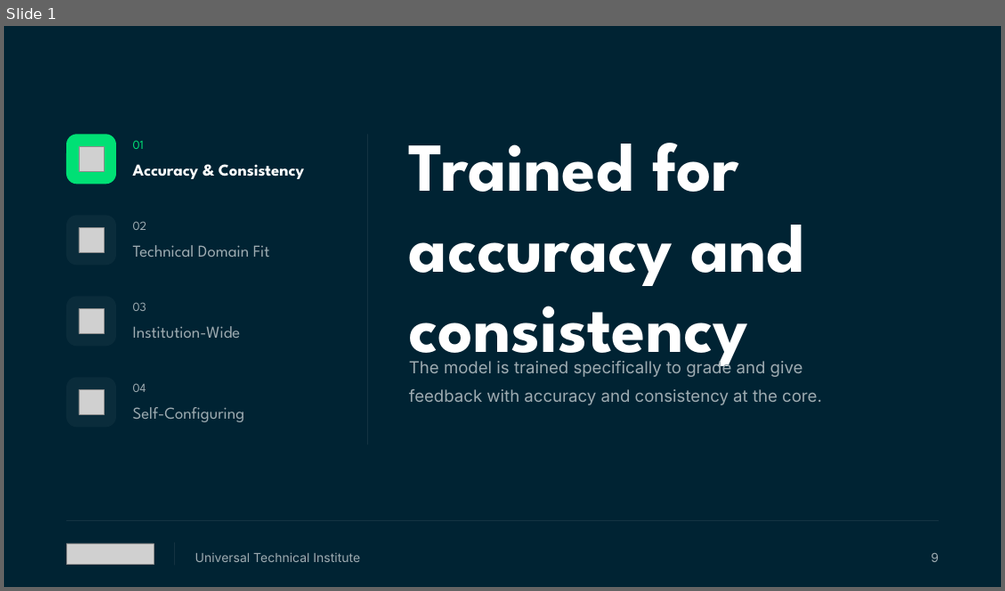
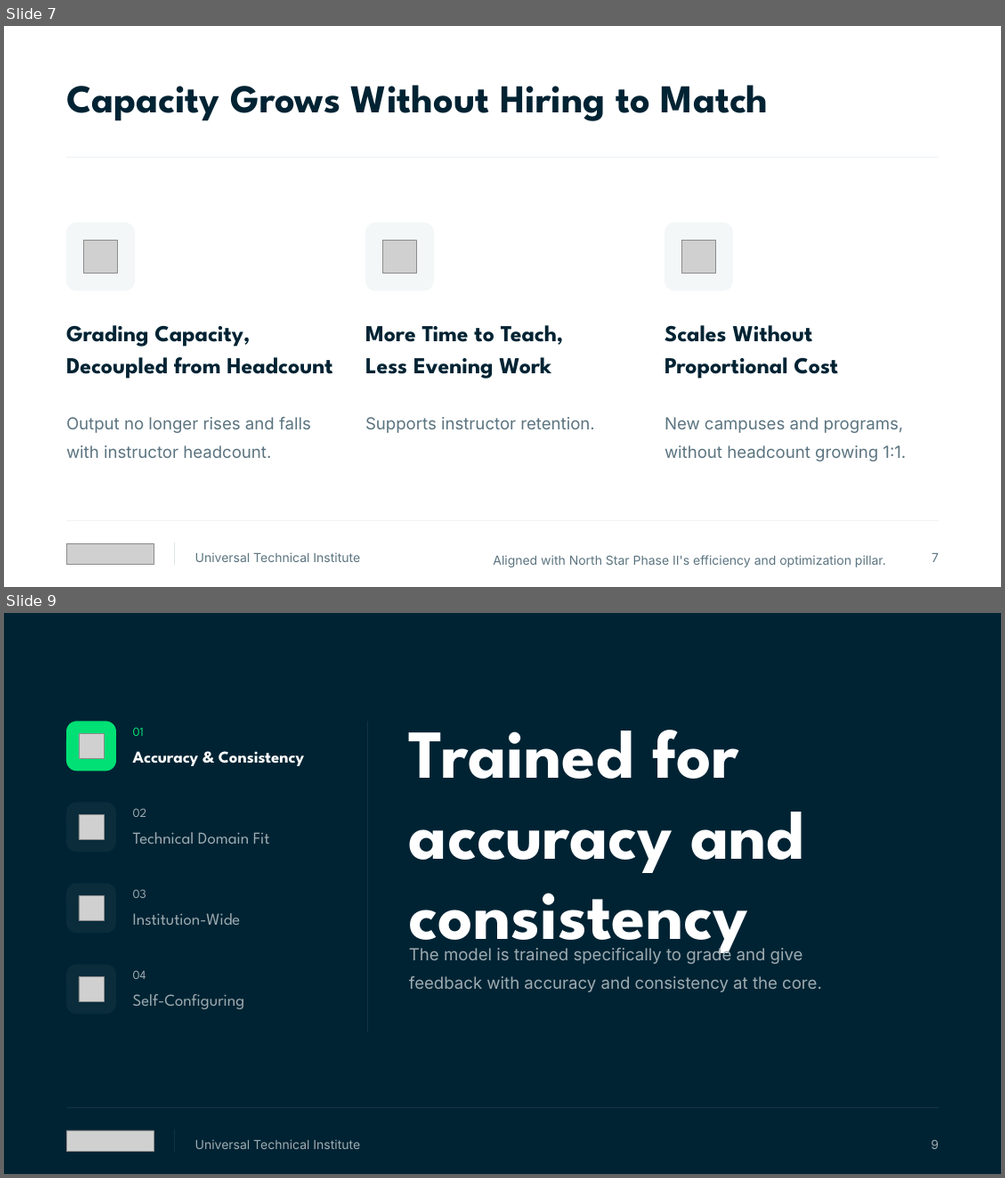
Before and after one commit to Dante-Eduface/Claude, a slide deck: projects/uti/deck/UTI-Eduface-deck.pptx. Shown one above the other, each under a label of ours: slide 1 before the commit, slides 7 and 9 after it; the slides between them are not shown. The pictures are 1005x591 and 1005x1178 pixels, drawn with LibreOffice and Linux fonts; fonts in the diff are those of the drawing; grey boxes stand for pictures. Boxes give left, top, right and bottom in pixels: in the first picture for what was removed or moved away, otherwise in the second. Text is boxed around its words. In the diff, an @@ line names an element or a change of style, - is before the commit and + after.

```diff
--- a/projects/uti/deck/UTI-Eduface-deck.pptx
+++ b/projects/uti/deck/UTI-Eduface-deck.pptx
@@ slide 7 added at bbox=[4, 26, 1001, 587], background #FFFFFF @@
@@ text added at bbox=[66, 85, 769, 121], 38 pt, text #002333, bold @@
+Capacity Grows Without Hiring to Match
@@ rectangle added at bbox=[66, 157, 938, 158], fill #E7EEF0 @@
@@ rounded rectangle added at bbox=[66, 222, 135, 290], fill #F3F7F8 @@
@@ rounded rectangle added at bbox=[365, 222, 434, 290], fill #F3F7F8 @@
@@ rounded rectangle added at bbox=[664, 222, 733, 290], fill #F3F7F8 @@
@@ picture added at bbox=[84, 240, 117, 273] @@
@@ picture added at bbox=[383, 240, 416, 273] @@
@@ picture added at bbox=[682, 240, 715, 273] @@
@@ text added at bbox=[66, 325, 332, 378], 22 pt, text #002333, bold @@
+Grading Capacity,
+Decoupled from Headcount
@@ text added at bbox=[365, 325, 564, 378], 22 pt, text #002333, bold @@
+More Time to Teach,
+Less Evening Work
@@ text added at bbox=[664, 325, 838, 378], 22 pt, text #002333, bold @@
+Scales Without
+Proportional Cost
@@ text added at bbox=[66, 417, 311, 458], 16 pt, text #5B7480 @@
+Output no longer rises and falls with instructor headcount.
@@ text added at bbox=[365, 417, 594, 433], 16 pt, text #5B7480 @@
+Supports instructor retention.
@@ text added at bbox=[664, 417, 906, 461], 16 pt, text #5B7480 @@
+New campuses and programs, without headcount growing 1:1.
@@ rectangle added at bbox=[66, 520, 938, 521], fill #E7EEF0 @@
@@ picture added at bbox=[66, 543, 154, 564] @@
@@ rectangle added at bbox=[175, 542, 175, 565], fill #CDD9DE @@
@@ text added at bbox=[195, 552, 360, 562], 12 pt, text #5B7480 @@
+Universal Technical Institute
@@ text added at bbox=[493, 555, 886, 567], 12 pt, text #5B7480 @@
+Aligned with North Star Phase II's efficiency and optimization pillar.
@@ text added at bbox=[931, 553, 938, 562], 12 pt, text #5B7480 @@
+7
@@ what was slide 1 is now slide 9 @@
```
Also in this commit, not shown: 12 other slides added, 39 other files.
